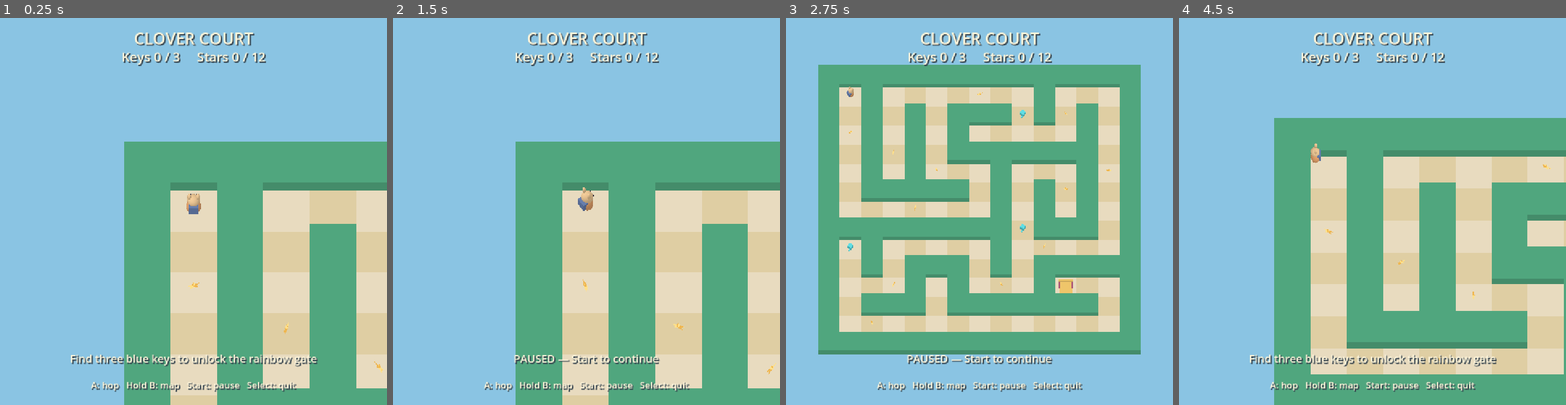
Above: before the commit, frames 1-4 (left to right).
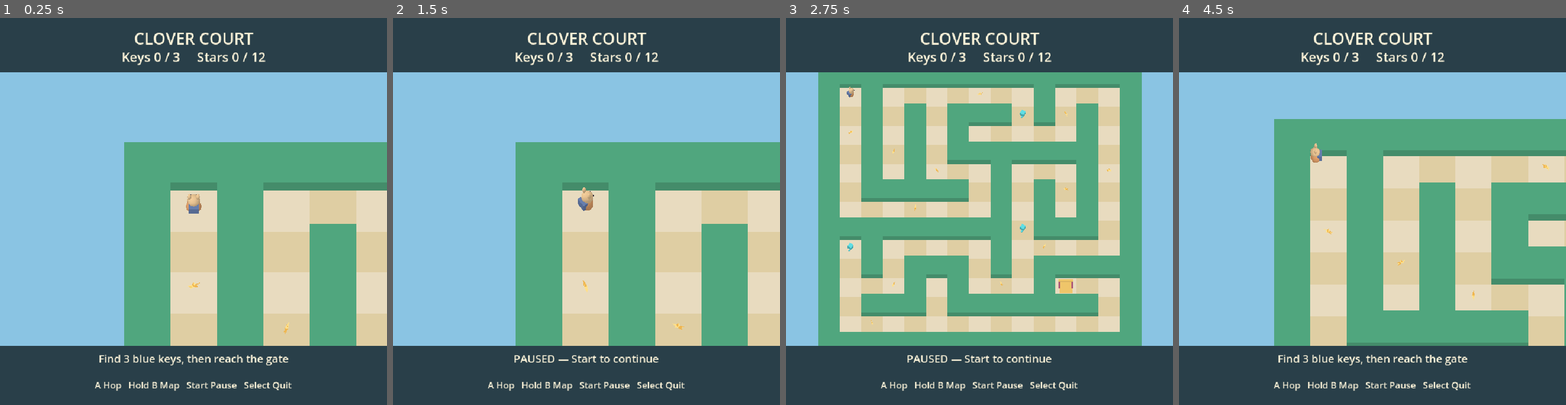
Above: after the commit, the same moments.

Repository: J-u-s-t-J-o-s-h/emuelec-usb-ssh
Game: Godot game, scene res://main.tscn
The game is run twice, just before and just after one commit, with the same random seed, the same clock (stepped at 60 frames per second) and the same inputs.
Inputs:
- Up to frame 1 (0.25 s): no input
- Up to frame 2 (1.5 s): tap Enter at 0.5, 1.35 s; hold Right 0.53-1.28 s; tap P at 0.6 s; tap Space at 0.77, 1.25 s; hold Down from 1.28 s (still down)
- Up to frame 3 (2.75 s): tap Space at 1.52 s; tap Enter at 2 s; release Down at 2.03 s; hold Right from 2.03 s (still down); hold Backspace from 2.03 s (still down)
- Up to frame 4 (4.5 s): release Right at 2.78 s; release Backspace at 2.78 s; hold Up 2.78-3.53 s; tap P at 2.85 s; tap Space at 3.02, 3.77 s; hold Left from 3.53 s (still down); tap Enter at 3.6 s; tap Backspace at 4.35 s

The runs differ from the first frame. In frame 1, 29% of the frame differs, in the area x 0-100%, y 0-100%; in frame 2, 29%; in frame 3, 30%; in frame 4, 29%.

Commit message:
Replace shadowed maze HUD with readable plain-text panels

Diff:
--- a/godot/startrail-maze/project/main.gd
+++ b/godot/startrail-maze/project/main.gd
@@ -402,9 +402,6 @@
 	label.horizontal_alignment = HORIZONTAL_ALIGNMENT_CENTER
 	label.add_theme_font_size_override("font_size",font_size)
 	label.add_theme_color_override("font_color",Color("#fff6db"))
-	label.add_theme_color_override("font_shadow_color",Color("#35434e"))
-	label.add_theme_constant_override("shadow_offset_x",2)
-	label.add_theme_constant_override("shadow_offset_y",2)
 	label.mouse_filter = Control.MOUSE_FILTER_IGNORE
 	return label
 
@@ -412,13 +409,20 @@
 	var hud := CanvasLayer.new()
 	hud.scale = Vector2.ONE*(float(ProjectSettings.get_setting("display/window/size/viewport_width"))/720.0)
 	add_child(hud)
+	for rect in [Rect2(0,0,720,101),Rect2(0,610,720,110)]:
+		var panel := ColorRect.new()
+		panel.position = rect.position
+		panel.size = rect.size
+		panel.color = Color("#293f49")
+		panel.mouse_filter = Control.MOUSE_FILTER_IGNORE
+		hud.add_child(panel)
 	title = _label("STARTRAIL MAZE",16,30)
 	hud.add_child(title)
 	counter = _label("",55,24)
 	hud.add_child(counter)
 	message = _label("",619,20)
 	hud.add_child(message)
-	hud.add_child(_label("A: hop   Hold B: map   Start: pause   Select: quit",670,17))
+	hud.add_child(_label("A Hop   Hold B Map   Start Pause   Select Quit",670,17))
 
 func _update_hud() -> void:
 	var state := Vector4i(stage,keys.size(),found.size(),int(paused)+2*int(won))
@@ -426,9 +430,9 @@
 	hud_state = state
 	title.text = ["CLOVER COURT","LAVENDER LANES","SUNSET GARDEN"][stage]
 	counter.text = "Keys %d / 3     Stars %d / %d" % [keys.size(),found.size(),STAR_POINTS.size()]
-	message.text = "PAUSED — Start to continue" if paused else "Find three blue keys to unlock the rainbow gate"
-	if keys.size()==3 and not paused: message.text = "The gate is open! Find the rainbow arch"
-	if won and not paused: message.text = "Maze complete! A begins the next garden"
+	message.text = "PAUSED — Start to continue" if paused else "Find 3 blue keys, then reach the gate"
+	if keys.size()==3 and not paused: message.text = "Gate open! Find the rainbow arch"
+	if won and not paused: message.text = "Maze complete! A: next garden"
 
 func _build_sound() -> void:
 	var bytes := PackedByteArray()
--- a/godot/startrail-maze/project/project.godot
+++ b/godot/startrail-maze/project/project.godot
@@ -7,8 +7,8 @@
 boot_splash/show_image=false
 boot_splash/bg_color=Color(0.38, 0.67, 0.37, 1)
 [display]
-window/size/viewport_width=480
-window/size/viewport_height=480
+window/size/viewport_width=600
+window/size/viewport_height=600
 window/size/window_width_override=720
 window/size/window_height_override=720
 window/stretch/mode="viewport"
Not shown, changed: docs/project-status.md
Not shown, added: godot/startrail-maze/evidence/device-480-full-hud.log
